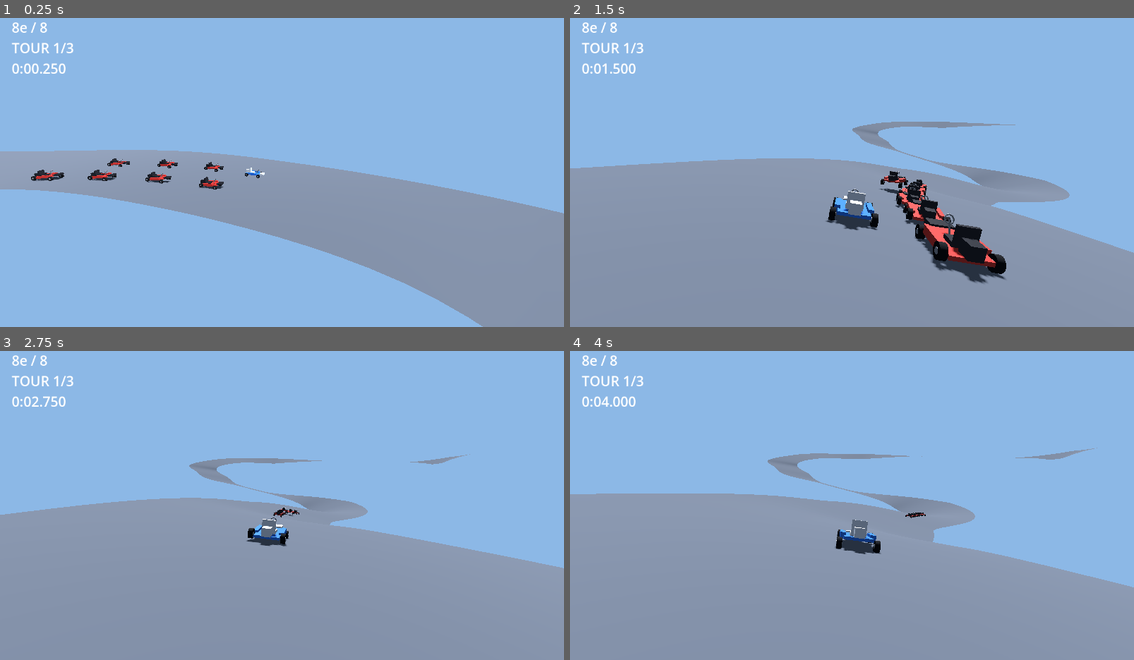
Above: before the commit, frames 1-4 (two rows, left to right).
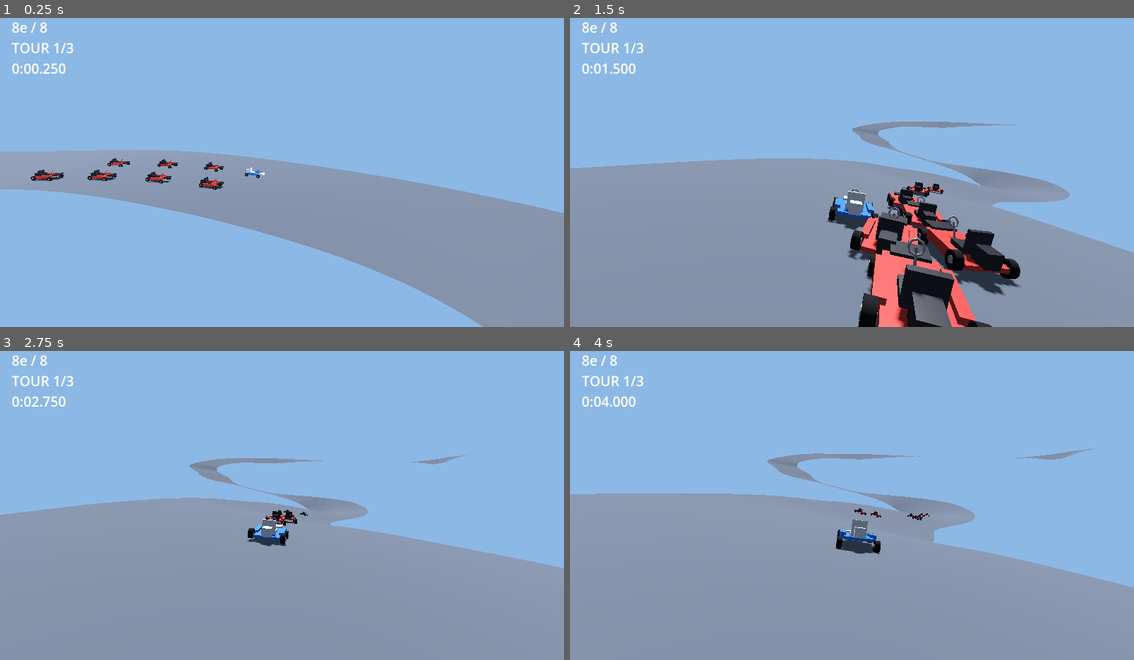
Above: after the commit, the same moments.

Repository: Ajustor/superKart
Game: Godot game, scene res://scenes/race.tscn
The game is run twice, just before and just after one commit, with the same random seed, the same clock (stepped at 60 frames per second) and the same inputs.
Inputs (mouse positions are in pixels of both pictures, inside the frame that each line leads up to):
- Up to frame 1 (0.25 s): no input
- Up to frame 2 (1.5 s): tap Enter at 0.5 s; move the mouse to (976, 153) at 0.52 s; hold Right (steer_right) 0.53-1.25 s; hold Space (drift) 0.53-1.25 s; click (976, 153) at 0.67 s; drag from (739, 184) to (823, 231) at 1.27 s
- Up to frame 3 (2.75 s): move the mouse to (338, 431) at 2.02 s; hold Right (steer_right) from 2.03 s (still down); hold Up (throttle) from 2.03 s (still down); tap Space (drift) at 2.3 s
- Up to frame 4 (4 s): release Right (steer_right) at 2.75 s; release Up (throttle) at 2.75 s; drag from (823, 564) to (682, 452) at 2.77 s; move the mouse to (1021, 548) at 3.52 s; hold Left (steer_left) from 3.53 s (still down); hold Shift from 3.53 s (still down); tap Space (drift) at 3.8 s

The runs differ from the first frame. In frame 1, less than 0.1% of the frame differs, in the area x 5-40%, y 45-56%; in frame 2, 8.1%, in the area x 3-97%, y 34-100%; in frame 3, 0.2%; in frame 4, 0.2%.

Commit message:
feat: sept adversaires de niveaux differents
L echelle avait ete retiree parce qu elle datait d avant le derapage de l IA et
d avant le relief : testee en peloton, seuls deux karts sur sept finissaient.
Refaite et revalidee contre l etat actuel.

reaction_delay porte le gros de l ecart, full_steer_angle_deg affine,
lateral_bias ecarte les trajectoires pour qu on ne voie pas un train, et
drift_release_tier change enfin quelque chose maintenant que l IA derape.

Aucun de ces leviers ne touche a la vitesse : le spec est categorique, une IA
facile est une IA qui pilote mal, pas une IA bridee.

Mesure, huit karts sur trois tours : les sept finissent, de 109,23 a 126,70 s,
meilleurs tours de 0:35.933 a 0:40.667, huit a onze glisses chacune.

Co-Authored-By: Claude Opus 5 (1M context) <noreply@anthropic.com>

Diff:
--- a/scenes/race.tscn
+++ b/scenes/race.tscn
@@ -29,17 +29,66 @@
 
 [node name="AIKart1" parent="." instance=ExtResource("6_ai")]
 
+[node name="AIInput" parent="AIKart1" index="2"]
+aim_time = 0.45
+lateral_bias = 1.0
+reaction_delay = 0.0
+drift_release_tier = 3
+full_steer_angle_deg = 12.0
+
 [node name="AIKart2" parent="." instance=ExtResource("6_ai")]
+
+[node name="AIInput" parent="AIKart2" index="2"]
+aim_time = 0.45
+lateral_bias = -0.6
+reaction_delay = 0.0
+drift_release_tier = 3
+full_steer_angle_deg = 18.0
 
 [node name="AIKart3" parent="." instance=ExtResource("6_ai")]
 
+[node name="AIInput" parent="AIKart3" index="2"]
+aim_time = 0.45
+lateral_bias = 0.6
+reaction_delay = 0.3
+drift_release_tier = 2
+full_steer_angle_deg = 22.0
+
 [node name="AIKart4" parent="." instance=ExtResource("6_ai")]
+
+[node name="AIInput" parent="AIKart4" index="2"]
+aim_time = 0.45
+lateral_bias = -1.0
+reaction_delay = 0.36
+drift_release_tier = 2
+full_steer_angle_deg = 26.0
 
 [node name="AIKart5" parent="." instance=ExtResource("6_ai")]
 
+[node name="AIInput" parent="AIKart5" index="2"]
+aim_time = 0.45
+lateral_bias = 0.2
+reaction_delay = 0.4
+drift_release_tier = 2
+full_steer_angle_deg = 30.0
+
 [node name="AIKart6" parent="." instance=ExtResource("6_ai")]
 
+[node name="AIInput" parent="AIKart6" index="2"]
+aim_time = 0.45
+lateral_bias = -0.2
+reaction_delay = 0.44
+drift_release_tier = 1
+full_steer_angle_deg = 36.0
+
 [node name="AIKart7" parent="." instance=ExtResource("6_ai")]
+
+[node name="AIInput" parent="AIKart7" index="2"]
+aim_time = 0.45
+lateral_bias = 1.2
+reaction_delay = 0.48
+drift_release_tier = 1
+full_steer_angle_deg = 44.0
 
 [node name="ChaseCamera" type="Camera3D" parent="."]
 script = ExtResource("3_camera")
